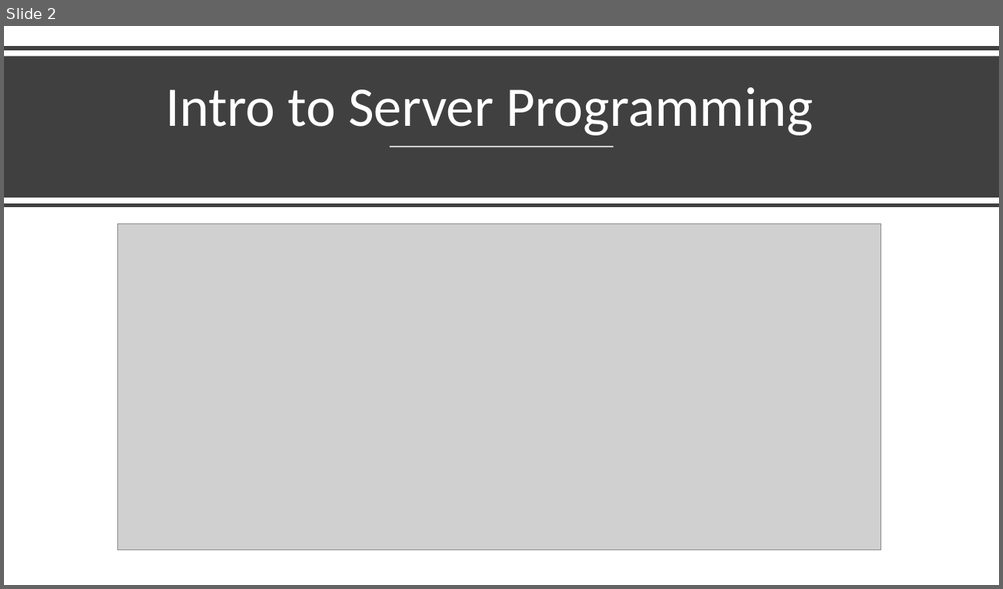
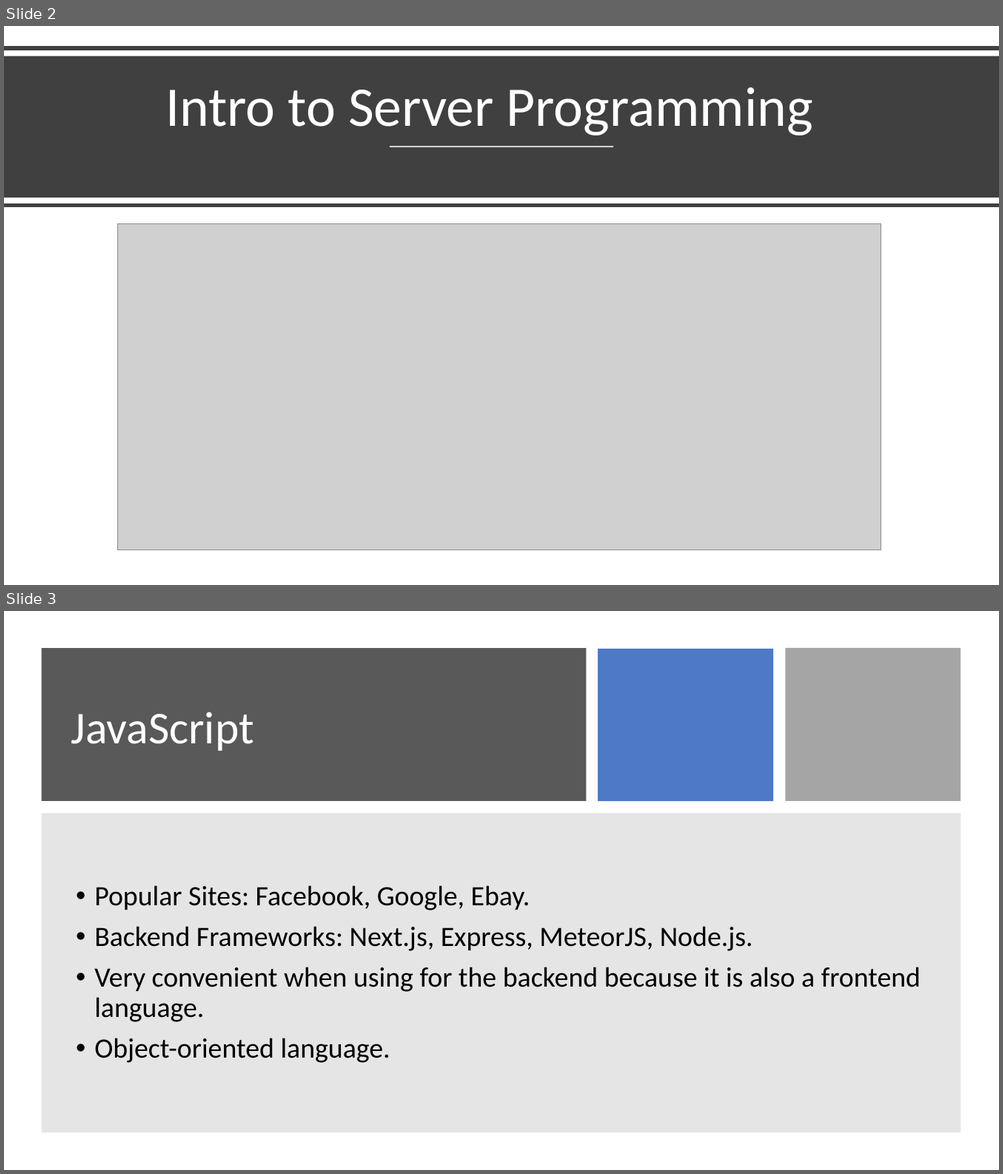
Before and after one commit to Tyler242/tyler242.github.io, a slide deck: server-side-languages.pptx. Shown one above the other, each under a label of ours: slide 2 before the commit, slides 2 and 3 after it. The pictures are 1003x589 and 1003x1174 pixels, drawn with LibreOffice and Linux fonts; fonts in the diff are those of the drawing; grey boxes stand for pictures. Boxes give left, top, right and bottom in pixels: in the first picture for what was removed or moved away, otherwise in the second. Text is boxed around its words. In the diff, an @@ line names an element or a change of style, - is before the commit and + after.

```diff
--- a/server-side-languages.pptx
+++ b/server-side-languages.pptx
@@ slide 3 added at bbox=[4, 611, 999, 1170], background #FFFFFF @@
@@ rectangle added at bbox=[41, 648, 586, 801], fill #595959 @@
@@ rectangle added at bbox=[598, 648, 774, 801], fill #4472C4 at 95% opacity @@
@@ rectangle added at bbox=[785, 648, 961, 801], fill #A5A5A5 @@
@@ title added at bbox=[71, 712, 254, 751], 44 pt, text #FFFFFF @@
+JavaScript
@@ rectangle added at bbox=[41, 813, 961, 1133], fill #808080 at 20% opacity @@
@@ text added at bbox=[94, 886, 920, 1063], 27 pt, text #000000 @@
+• Popular Sites: Facebook, Google, Ebay.
+• Backend Frameworks: Next.js, Express, MeteorJS, Node.js.
+• Very convenient when using for the backend because it is also a frontend language.
+• Object-oriented language.
```
Also in this commit, not shown: 1 slide changed, 5 other slides added, 5 slides removed.
